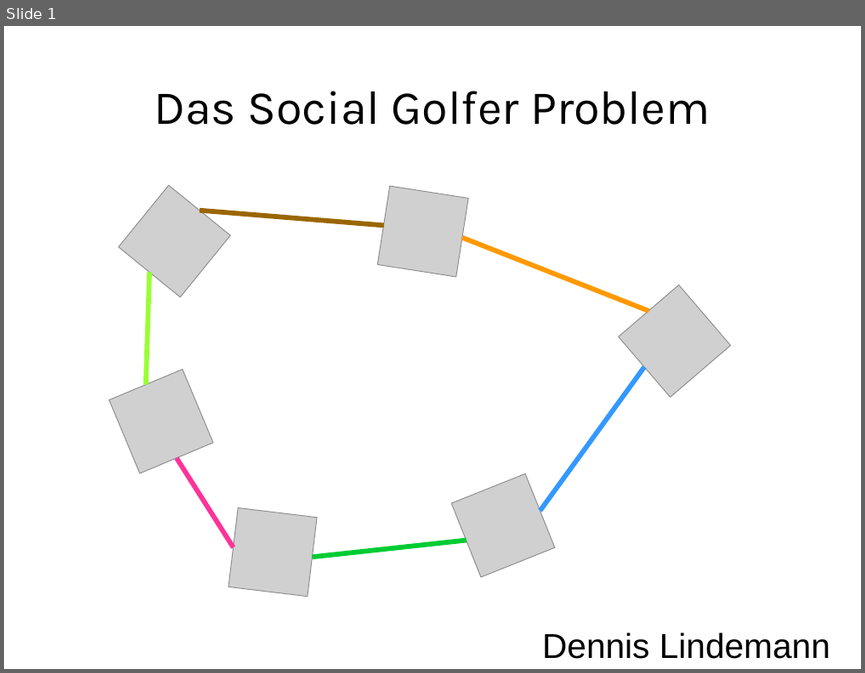
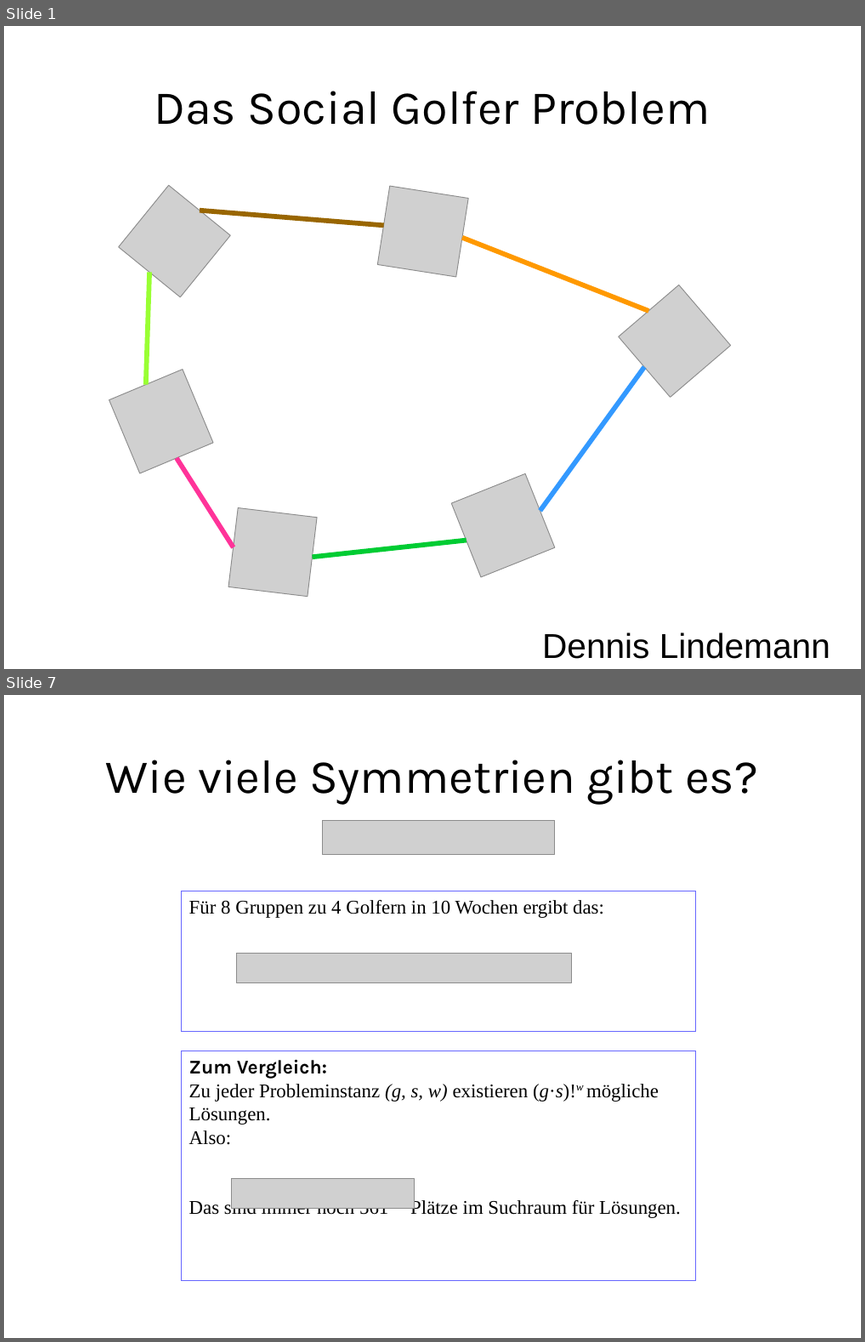
Before and after one commit to RincewindWizzard/social-golfers, a slide deck: presentation/DennisLindemannSocialGolferProblem.odp. Shown one above the other, each under a label of ours: slide 1 before the commit, slides 1 and 7 after it; the slides between them are not shown. The pictures are 865x673 and 865x1342 pixels, drawn with LibreOffice and Linux fonts; fonts in the diff are those of the drawing; grey boxes stand for pictures. Boxes give left, top, right and bottom in pixels: in the first picture for what was removed or moved away, otherwise in the second. Text is boxed around its words. In the diff, an @@ line names an element or a change of style, - is before the commit and + after.

```diff
--- a/presentation/DennisLindemannSocialGolferProblem.odp
+++ b/presentation/DennisLindemannSocialGolferProblem.odp
@@ slide 7 added at [4, 695, 861, 1338], background #FFFFFF @@
@@ title added at [106, 760, 758, 805], 44 pt, text #000000 @@
+Wie viele Symmetrien gibt es?
@@ picture added at [322, 820, 555, 855] @@
@@ rectangle added at [182, 891, 695, 1032], outline #6666FF 0 pt, 18 pt, text #000000 @@
+Für 8 Gruppen zu 4 Golfern in 10 Wochen ergibt das:
@@ picture added at [236, 953, 572, 982] @@
@@ rectangle added at [182, 1051, 695, 1281], outline #6666FF 0 pt, 18 pt, text #000000 @@
+Zum Vergleich:
+Zu jeder Probleminstanz (g, s, w) existieren (g·s)!w mögliche Lösungen.
+Also:
+Das sind immer noch 561153 Plätze im Suchraum für Lösungen.
@@ picture added at [232, 1179, 415, 1208] @@
```
Also in this commit, not shown: 1 slide changed, 7 other slides added, 4 slides removed, 5 other files.
